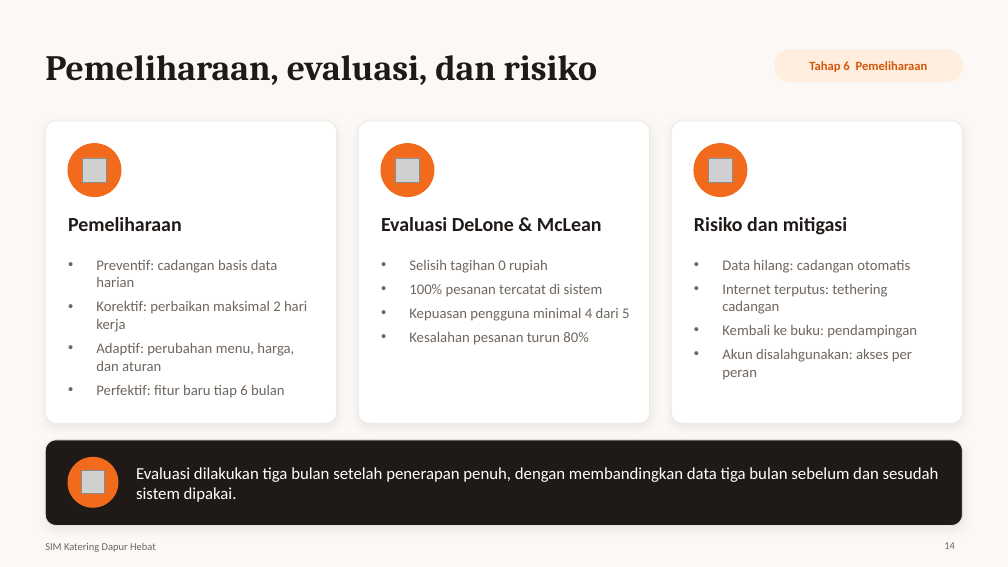
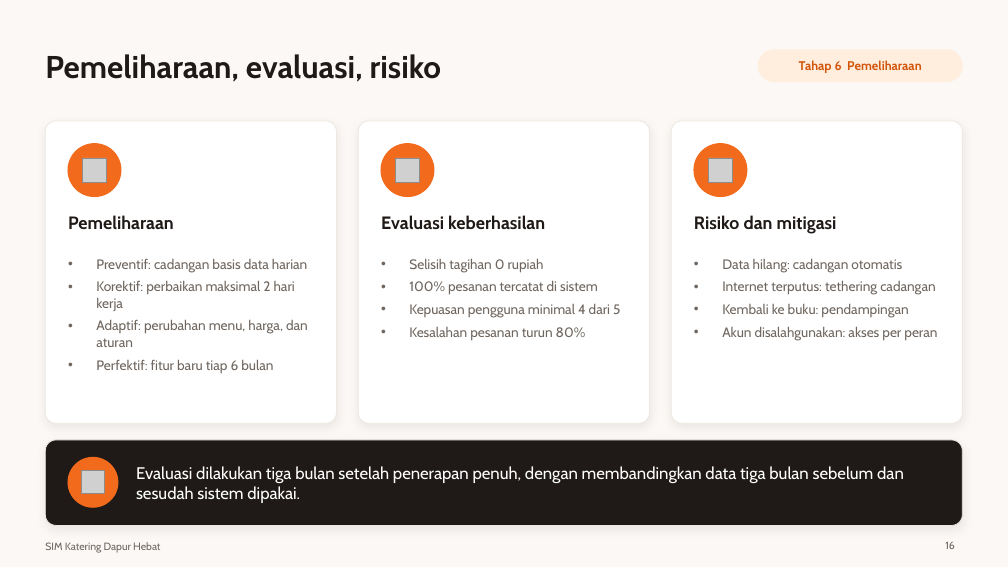
Before and after one commit to koriebruh/sim-katering-dapur-hebat, a slide deck: slide 16 of Presentasi-SIM-Katering-Dapur-Hebat.pptx (slide 14 before the commit). Drawn at 1008x567 pixels with LibreOffice and Linux fonts; fonts in the diff are those of the drawing; grey boxes stand for pictures. Boxes give left, top, right and bottom in pixels: in the first picture for what was removed or moved away, otherwise in the second. Text is boxed around its words. In the diff, an @@ line names an element or a change of style, - is before the commit and + after.

```diff
--- a/Presentasi-SIM-Katering-Dapur-Hebat.pptx
+++ b/Presentasi-SIM-Katering-Dapur-Hebat.pptx
@@ title at [45,54,442,82]: text changed; size 34 to 30 pt; font Cambria to Cabin @@
-Pemeliharaan, evaluasi, dan risiko
+Pemeliharaan, evaluasi, risiko
@@ text "Tahap 6 Pemeliharaan": place and size @@
-text "Tahap 6 Pemeliharaan" at [809,61,928,72]
+text "Tahap 6 Pemeliharaan" at [799,60,921,73]
@@ rounded rectangle: place and size @@
-rounded rectangle at [775,50,963,82]
+rounded rectangle at [758,50,963,82]
@@ text "Pemeliharaan" at [68,215,174,229]: size 19 to 17 pt, font Calibri to Cabin @@
@@ text at [381,215,545,229]: text changed; size 19 to 17 pt; font Calibri to Cabin @@
-Evaluasi DeLone & McLean
+Evaluasi keberhasilan
@@ text "Risiko dan mitigasi" at [694,215,837,234]: size 19 to 17 pt, font Calibri to Cabin @@
@@ size 14 to 13 pt, font Calibri to Cabin in 3 elements at [96,259,308,374], [409,259,620,341], [722,259,937,341] @@
@@ font Calibri to Cabin in 3 elements at [136,466,904,503], [799,60,921,73], [45,542,160,553] @@
@@ page number at [945,541,955,549]: text changed; font Calibri to Cabin @@
-14
+16
```
Also in this commit, not shown: 14 other slides changed, 2 slides added, 9 other files.
